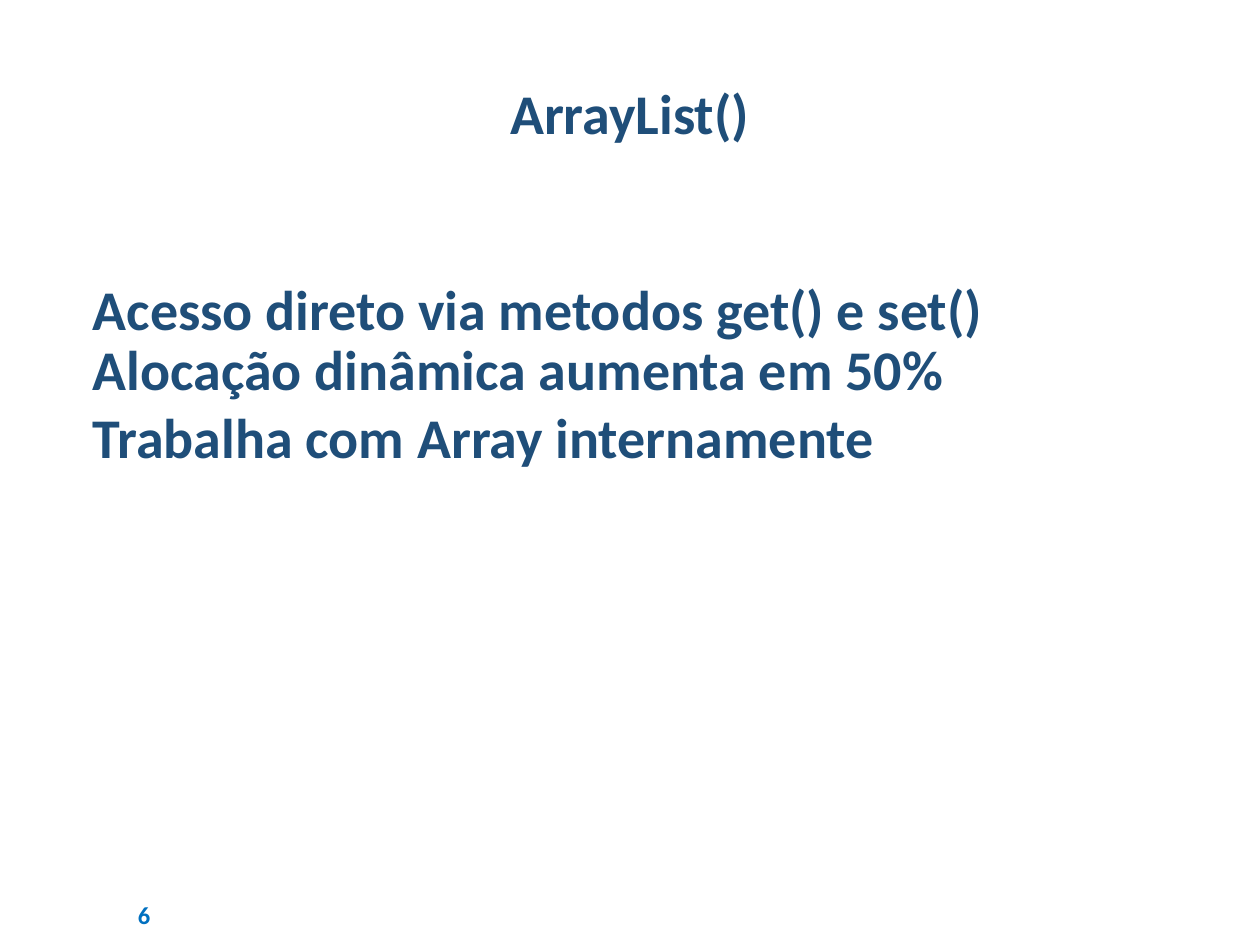
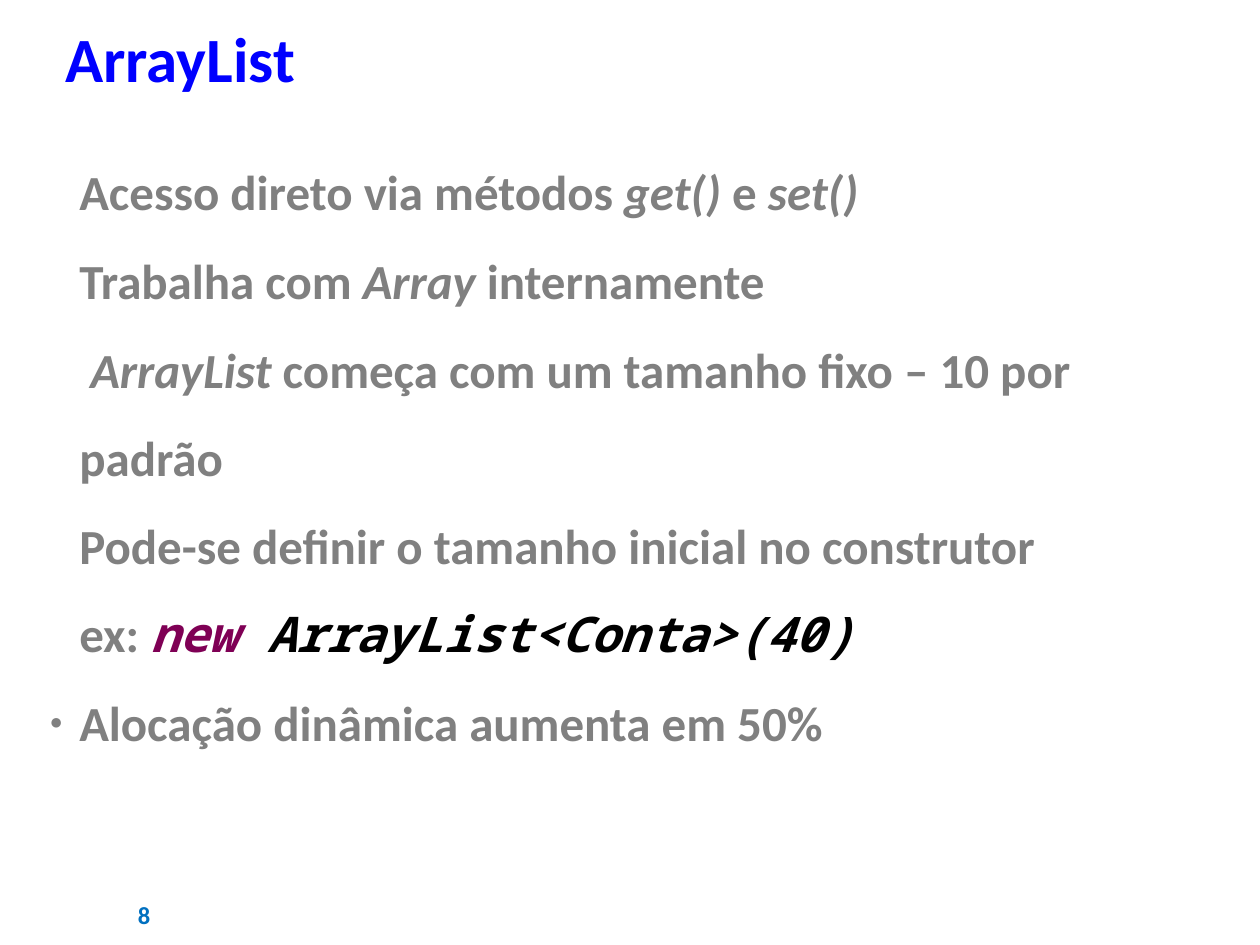
Before and after one commit to AJKFreitas/collections-learning, a slide deck: slide 8 of Estudos - Collections Framework.pptx (slide 6 before the commit). Drawn at 1260x945 pixels with LibreOffice and Linux fonts; fonts in the diff are those of the drawing; background and template pictures are left out. Boxes give left, top, right and bottom in pixels: in the first picture for what was removed or moved away, otherwise in the second. Text is boxed around its words. In the diff, an @@ line names an element or a change of style, - is before the commit and + after.

```diff
--- a/Estudos - Collections Framework.pptx
+++ b/Estudos - Collections Framework.pptx
@@ text at (65, 37, 295, 92): text changed; size 32 to 36 pt; text colour #1F4E79 to #0000FF @@
-ArrayList()
+ArrayList
@@ text "Acesso direto via métodos get() ...": place and size @@
-text "Acesso direto via métodos get() ..." at (93, 288, 982, 467)
+text "Acesso direto via métodos get() ..." at (79, 174, 1070, 749)
@@ text at (79, 174, 1070, 664): text changed; size 32 to 28 pt; text colour #1F4E79 to #808080 @@
-● Acesso direto via metodos get() e set()
+● Acesso direto via métodos get() e set()
+● Trabalha com Array internamente
+● ArrayList começa com um tamanho fixo – 10 por padrão
+● Pode-se definir o tamanho inicial no construtor
+● ex: new ArrayList<Conta>(40)
@@ text at (93, 418, 874, 467): paragraph removed @@
-● Trabalha com Array internamente
@@ text at (79, 706, 822, 749): size 32 to 28 pt, text colour #1F4E79 to #808080 in "Alocação dinâmica aumenta em 50%"; line spacing 0.9 to 1.5 @@
@@ page number at (138, 907, 150, 924): text changed @@
-6
+8
```
Also in this commit, not shown: 10 other slides changed, 27 slides added, 1 slide removed, 1 other file.
